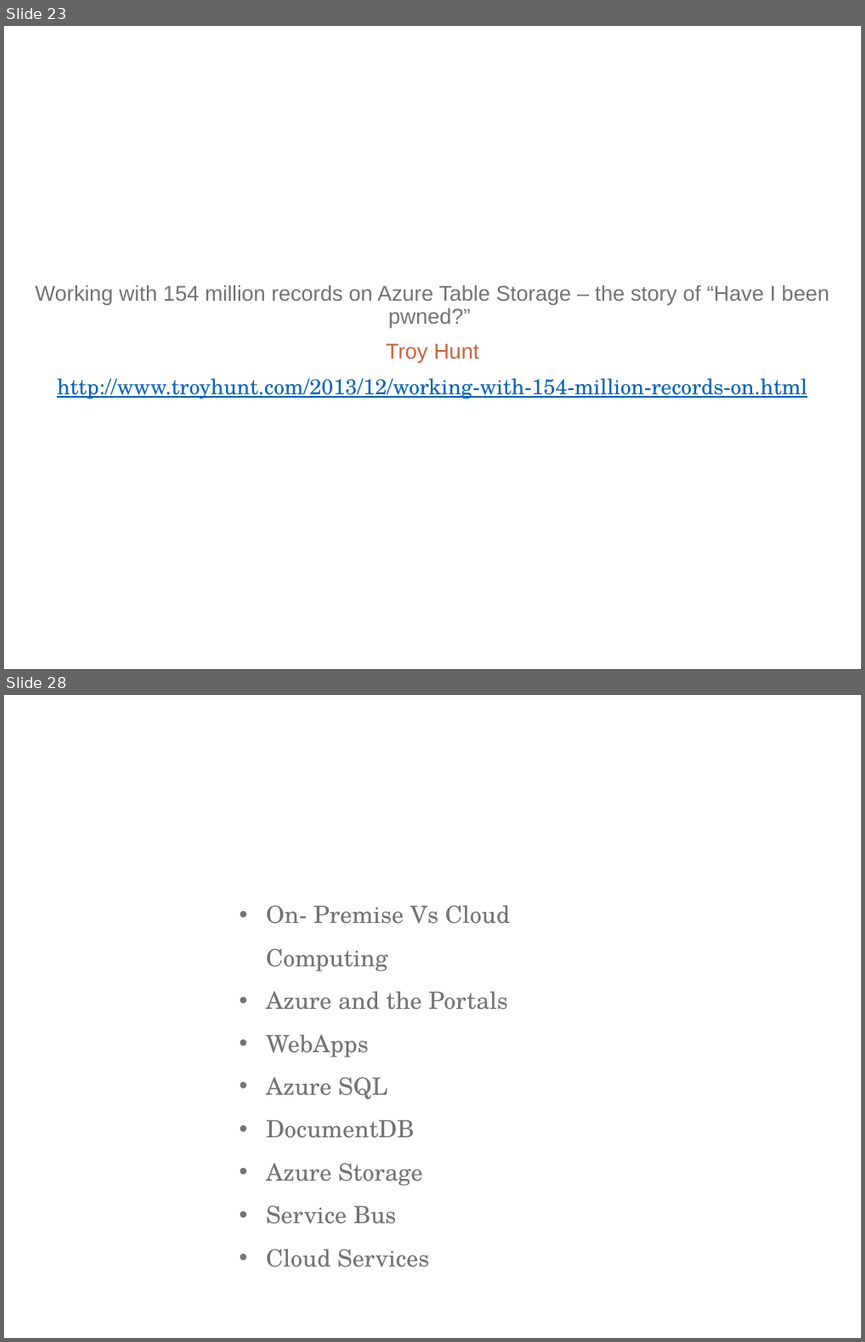
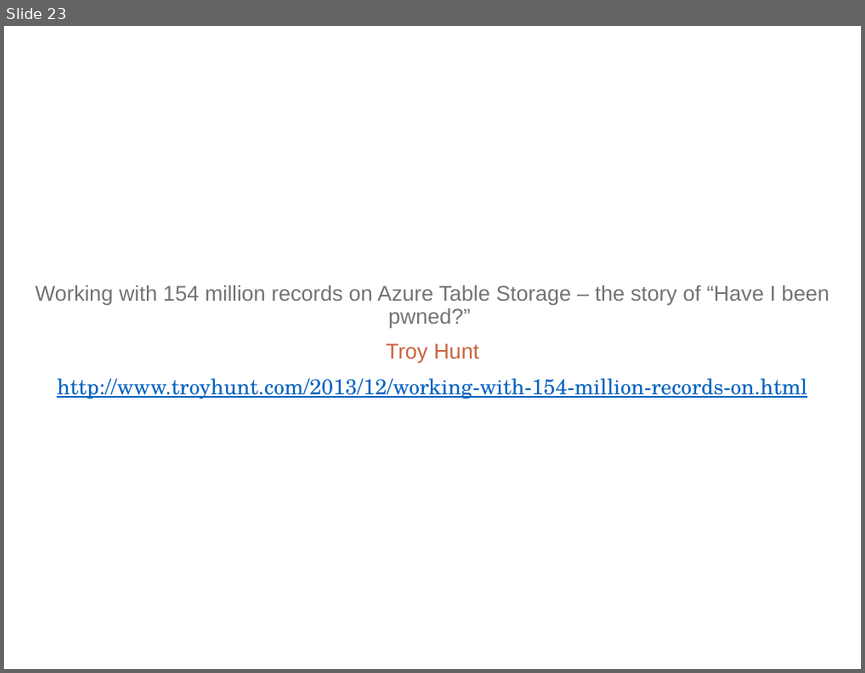
Before and after one commit to ritasker/Presentations-Archive, a slide deck: Current/Azure The Good Parts Web Apps/AzureTheGoodParts-WebApps.pptx. Shown one above the other, each under a label of ours: slides 23 and 28 before the commit, slide 23 after it; the slides between them are not shown. The pictures are 865x1342 and 865x673 pixels, drawn with LibreOffice and Linux fonts; fonts in the diff are those of the drawing; background and template pictures are left out. Boxes give left, top, right and bottom in pixels: in the first picture for what was removed or moved away, otherwise in the second. Text is boxed around its words. In the diff, an @@ line names an element or a change of style, - is before the commit and + after.

```diff
--- a/Current/Azure The Good Parts Web Apps/AzureTheGoodParts-WebApps.pptx
+++ b/Current/Azure The Good Parts Web Apps/AzureTheGoodParts-WebApps.pptx
@@ slide 28 removed at (x1=4, y1=695, x2=861, y2=1338), background picture (left out) @@
@@ text removed at (x1=266, y1=905, x2=510, y2=1267) @@
-• On- Premise Vs Cloud Computing
-• Azure and the Portals
-• WebApps
-• Azure SQL
-• DocumentDB
-• Azure Storage
-• Service Bus
-• Cloud Services
```
Also in this commit, not shown: 10 slides added, 6 other slides removed, 1 other file.
